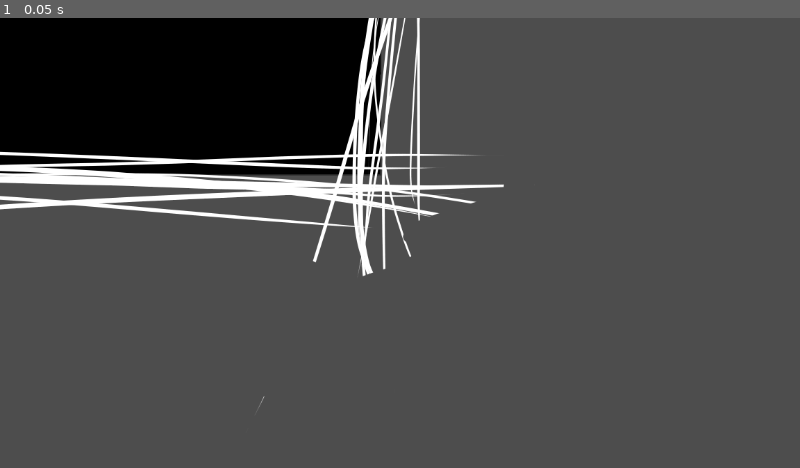
Above: before the commit, frame 1.
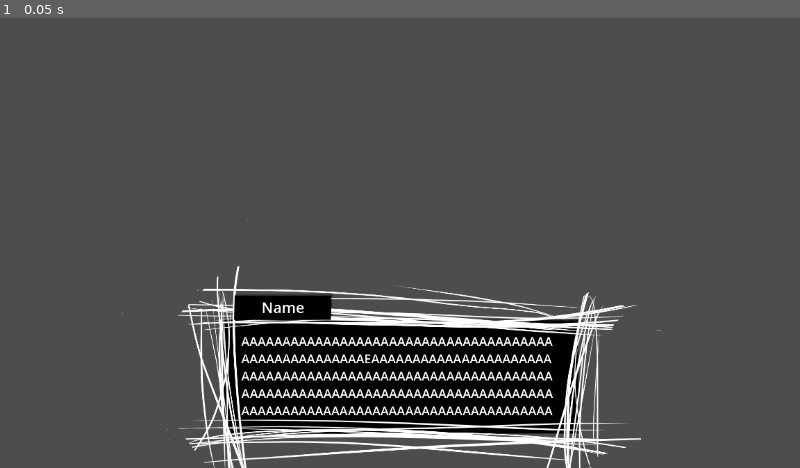
Above: after the commit, the same moment.

Repository: antoniosos/UVNT-demo-VN-jam
Game: Godot game, scene res://scenes/visual_novel_scenes/template.tscn
The game is run twice, just before and just after one commit, with the same random seed, the same clock (stepped at 60 frames per second) and the same inputs.
Inputs:
- Up to frame 1 (0.05 s): no input

The runs differ from the first frame. In frame 1, 35% of the frame differs, in the area x 0-83%, y 0-100%.

Commit message:
text box in template node "done"

Diff:
--- a/scenes/visual_novel_scenes/template.tscn
+++ b/scenes/visual_novel_scenes/template.tscn
@@ -3,6 +3,29 @@
 [ext_resource type="Texture2D" uid="uid://b0ta8ahr3oyba" path="res://assets/visual_novel_assets/Blank_textbox.png" id="1_q0pf8"]
 
 [node name="template" type="Node2D"]
+position = Vector2(553, 483)
+scale = Vector2(0.51, 0.51)
 
 [node name="text_box" type="Sprite2D" parent="."]
 texture = ExtResource("1_q0pf8")
+
+[node name="speech" type="RichTextLabel" parent="text_box"]
+offset_left = -403.0
+offset_top = -59.0
+offset_right = 492.0
+offset_bottom = 194.0
+theme_override_font_sizes/normal_font_size = 35
+text = "AAAAAAAAAAAAAAAAAAAAAAAAAAAAAAAAAAAAAAAAAAAAAAAAAAAAAEAAAAAAAAAAAAAAAAAAAAAAAAAAAAAAAAAAAAAAAAAAAAAAAAAAAAAAAAAAAAAAAAAAAAAAAAAAAAAAAAAAAAAAAAAAAAAAAAAAAAAAAAAAAAAAAAAAAAAAAAAAAAAAAAAAAAAAAAA"
+scroll_active = false
+metadata/_edit_use_anchors_ = true
+
+[node name="name" type="RichTextLabel" parent="text_box"]
+offset_left = -416.0
+offset_top = -159.0
+offset_right = -153.0
+offset_bottom = -100.0
+theme_override_font_sizes/normal_font_size = 42
+bbcode_enabled = true
+text = "[center]Name"
+scroll_active = false
+metadata/_edit_use_anchors_ = true
